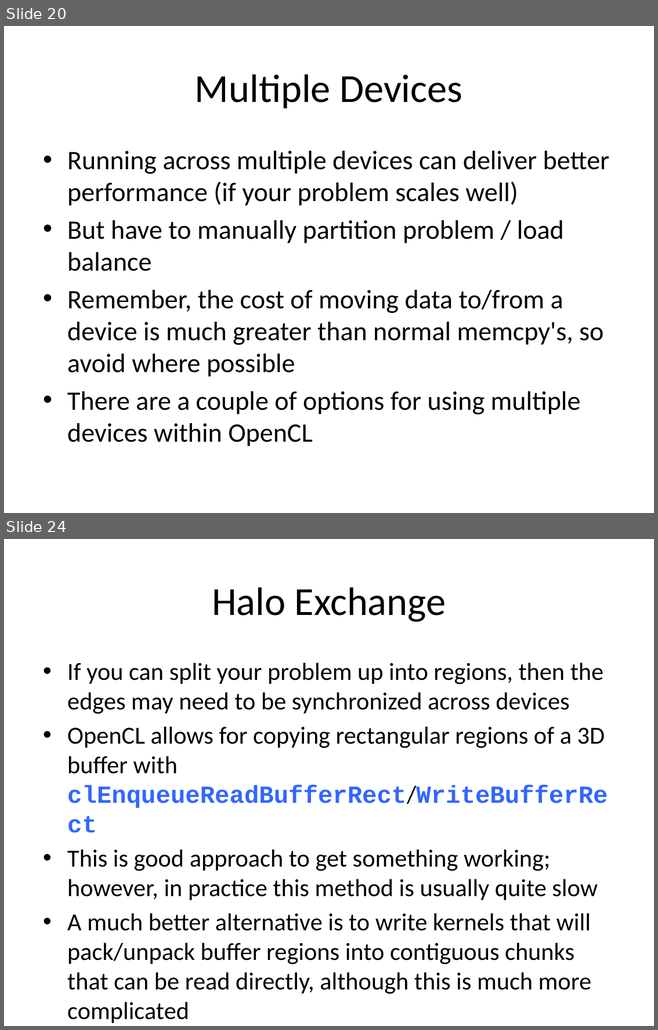
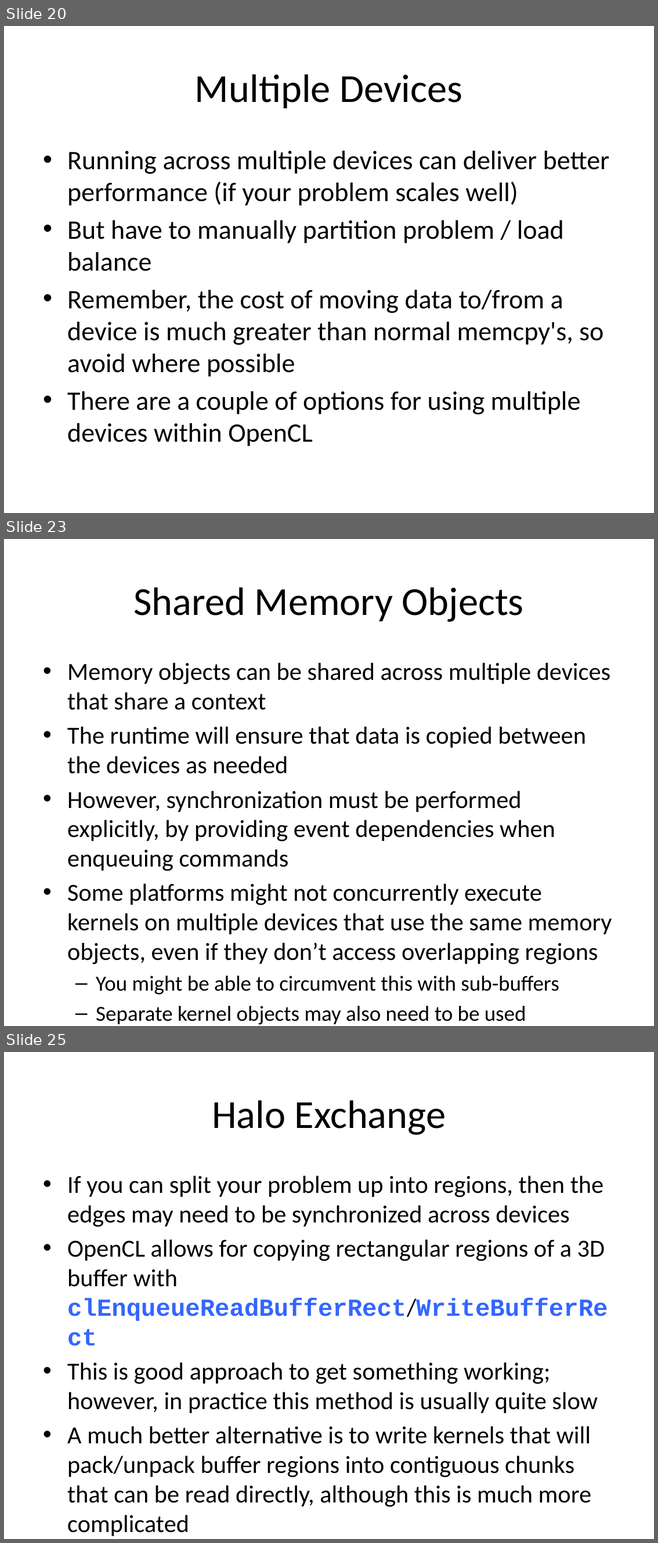
Before and after one commit to UoB-HPC/opencl-training-code, a slide deck: slides/advanced_part1.pptx. Shown one above the other, each under a label of ours: slides 20 and 24 before the commit, slides 20, 23 and 25 after it; the slides between them are not shown. The pictures are 658x1030 and 658x1543 pixels, drawn with LibreOffice and Linux fonts; fonts in the diff are those of the drawing. Boxes give left, top, right and bottom in pixels: in the first picture for what was removed or moved away, otherwise in the second. Text is boxed around its words. In the diff, an @@ line names an element or a change of style, - is before the commit and + after.

Commit message:
Added slide about shared memory objects.

```diff
--- a/slides/advanced_part1.pptx
+++ b/slides/advanced_part1.pptx
@@ slide 23 added at bbox=[4, 539, 654, 1026], background #FFFFFF @@
@@ title added at bbox=[133, 587, 524, 622], 44 pt, text #000000 @@
+Shared Memory Objects
@@ text added at bbox=[67, 663, 612, 1025], 27.2 pt, text #000000 @@
+• Memory objects can be shared across multiple devices that share a context
+• The runtime will ensure that data is copied between the devices as needed
+• However, synchronization must be performed explicitly, by providing event dependencies when enqueuing commands
+• Some platforms might not concurrently execute kernels on multiple devices that use the same memory objects, even if they don’t access overlapping regions
+  – You might be able to circumvent this with sub-buffers
+  – Separate kernel objects may also need to be used
@@ what was slide 24 is now slide 25 @@
```
Also in this commit, not shown: 3 slides changed.
